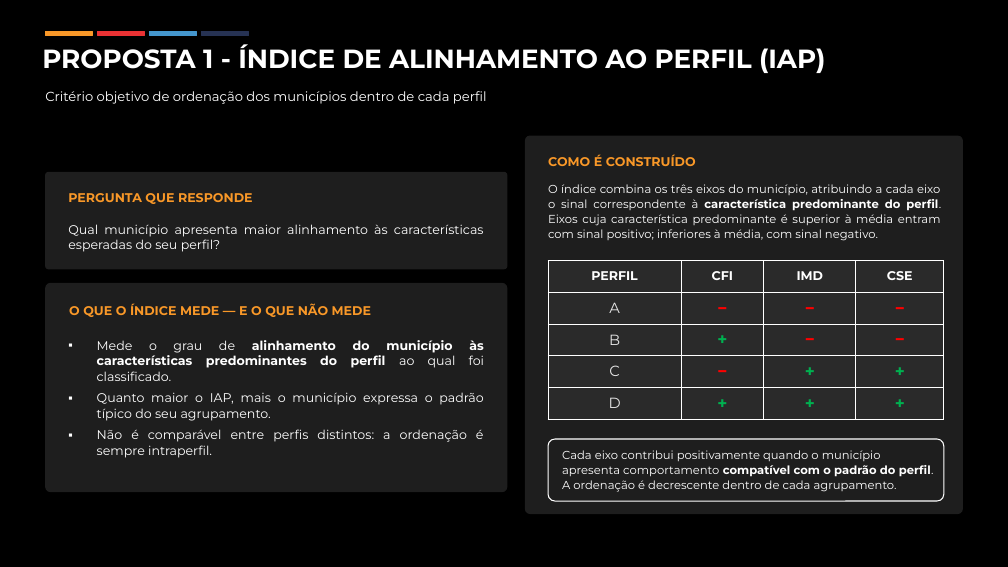
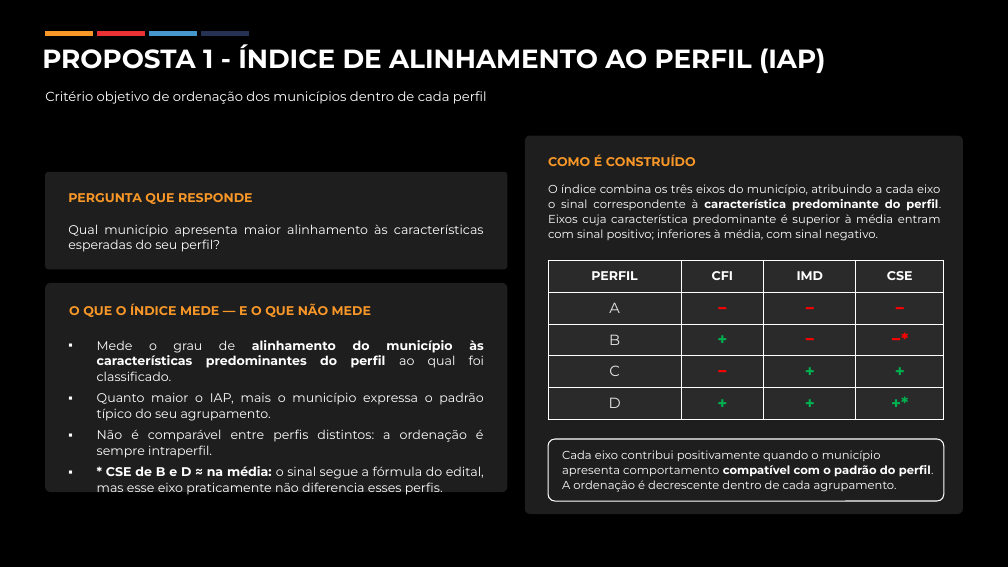
Before and after one commit to aryanecavalcantefranca/projeto-oportunidades, a slide deck: slide 20 of metodologia_cidades_inteligentes/apresentacao/Metodologia_Selecao_Municipios_Cidades_Inteligentes_raiz_peso.pptx. Drawn at 1008x567 pixels with LibreOffice and Linux fonts; fonts in the diff are those of the drawing. Boxes give left, top, right and bottom in pixels: in the first picture for what was removed or moved away, otherwise in the second. Text is boxed around its words. In the diff, an @@ line names an element or a change of style, - is before the commit and + after.

```diff
--- a/metodologia_cidades_inteligentes/apresentacao/Metodologia_Selecao_Municipios_Cidades_Inteligentes_raiz_peso.pptx
+++ b/metodologia_cidades_inteligentes/apresentacao/Metodologia_Selecao_Municipios_Cidades_Inteligentes_raiz_peso.pptx
@@ table at (x1=548, y1=261, x2=944, y2=420) @@
-row 3, column 4: −
+row 3, column 4: −*
-row 5, column 4: +
+row 5, column 4: +*
@@ text at (x1=97, y1=466, x2=484, y2=495): paragraph added @@
+▪ * CSE de B e D ≈ na média: o sinal segue a fórmula do edital, mas esse eixo praticamente não diferencia esses perfis.
```
Also in this commit, not shown: 2 other slides changed, 2 other files.
